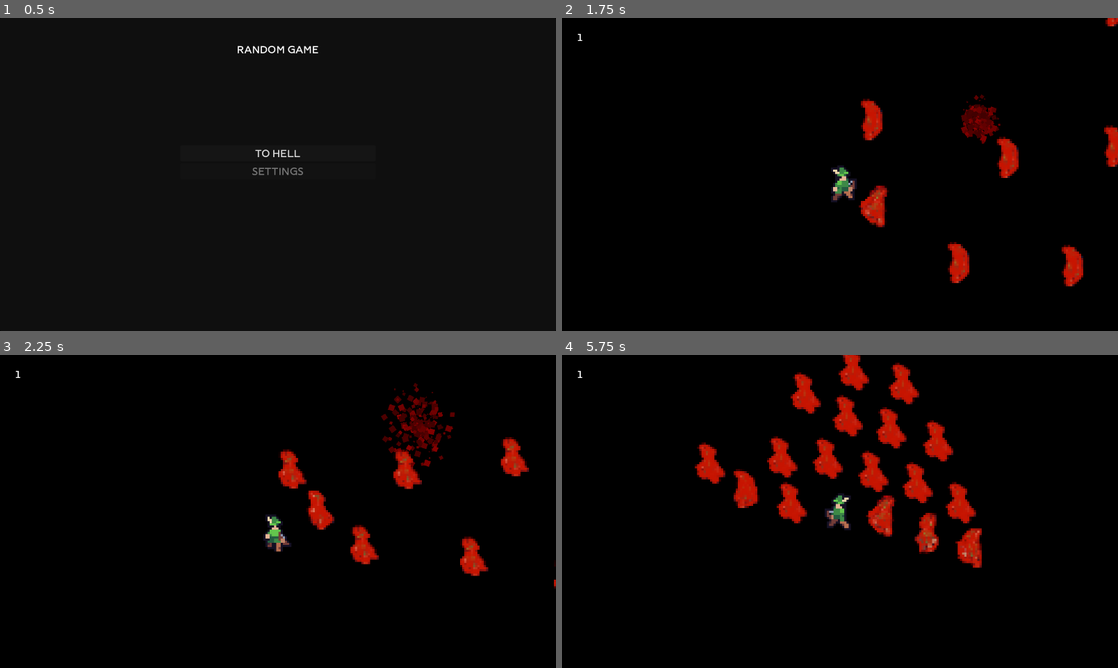
Above: before the commit, frames 1-4 (two rows, left to right).
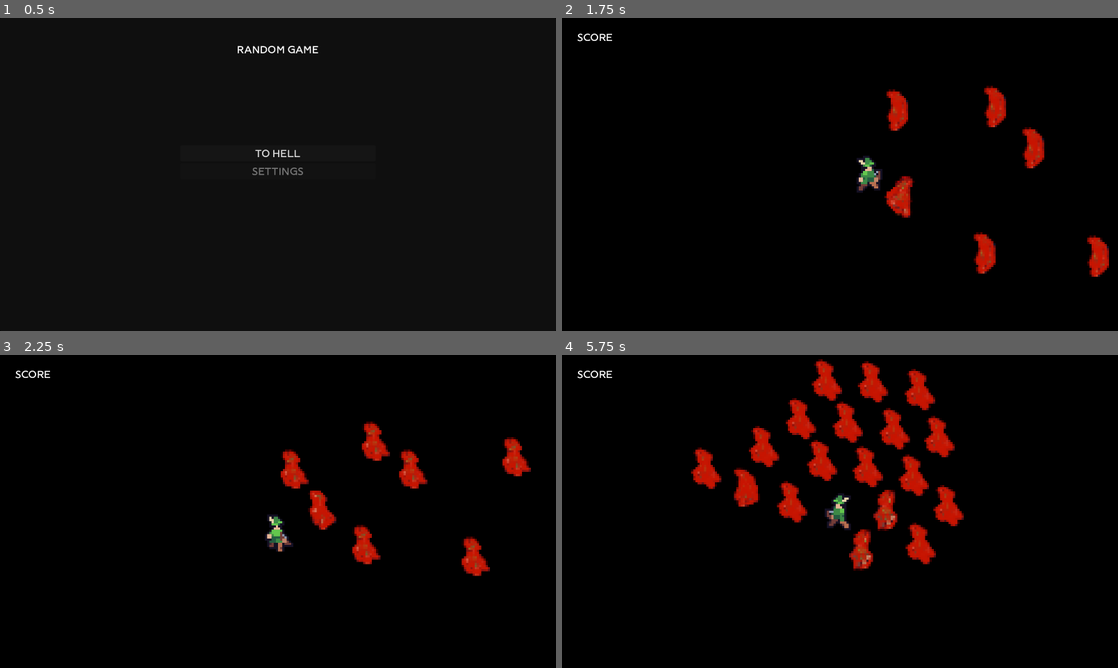
Above: after the commit, the same moments.

Repository: pguin-sudo/random-game
Game: Godot game, scene res://scenes/Menu/mainmenu.tscn
The game is run twice, just before and just after one commit, with the same random seed, the same clock (stepped at 60 frames per second) and the same inputs.
Inputs (mouse positions are in pixels of both pictures, inside the frame that each line leads up to):
- Up to frame 1 (0.5 s): no input
- Up to frame 2 (1.75 s): click "TO HELL" at 0.5 s; move the mouse to (962, 158) at 1.27 s; hold D (right) from 1.28 s (still down); click (962, 158) at 1.42 s
- Up to frame 3 (2.25 s): move the mouse to (166, 527) at 2.02 s; release D (right) at 2.03 s; hold S (down) from 2.03 s (still down)
- Up to frame 4 (5.75 s): move the mouse to (895, 442) at 2.77 s; release S (down) at 2.78 s; hold D (right) 2.78-3.53 s; move the mouse to (812, 574) at 3.52 s; hold W (up) 3.53-4.28 s; click (812, 574) at 3.67 s; move the mouse to (1006, 558) at 4.27 s; hold A (left) from 4.28 s (still down); move the mouse to (673, 464) at 5.02 s

Frame 1 is identical in both runs. In frame 2, 6.1% of the frame differs, in the area x 2-100%, y 0-86%; in frame 3, 3.3%; in frame 4, 9.1%, in the area x 2-76%, y 0-69%.

Commit message:
Add enemy checks type system
Also changed air to wind type

Diff:
--- a/scenes/Enemy/baseenemy.gd
+++ b/scenes/Enemy/baseenemy.gd
@@ -9,7 +9,7 @@
 var animation_to_play = "Enemy1"
 
 var face_direction = ""
-var type = "Fire"
+var type = Globaldata.type
 
 func _process(_delta):
 	var playerpos = Globaldata.playerpositon
@@ -37,13 +37,16 @@
 		else: velocity = Vector2.ZERO
 	move_and_slide()
 
+	#make a signal so when player changes type, var "type" will change, without next line of code
+	type = Globaldata.type
 
 
 func Damaged():
+	print(hp)
 	match type:
 		"Fire": hp -= 15
 		"Water": hp -=  5
-		"Air": hp -=  5
+		"Wind": hp -=  5
 		"Earth": hp -= 5
 	if hp <= 0:
 		Globaldata.enemydied()
@@ -59,6 +62,7 @@
 		queue_free()
 
 
+
 func _on_damage_area_entered(area):
 	print("recieved 0")
 	pass
--- a/scenes/Player/player.gd
+++ b/scenes/Player/player.gd
@@ -42,6 +42,7 @@
 		$PointNode/Point/Particles.emitting = true
 		if $ShootCooldown.is_stopped(): shoot()
 		return
+
 	$PointNode/Point/Particles.emitting = false
 
 
--- a/scenes/Player/player.tscn
+++ b/scenes/Player/player.tscn
@@ -268,6 +268,7 @@
 position = Vector2(50, 0)
 
 [node name="Particles" type="CPUParticles2D" parent="PointNode/Point"]
+emitting = false
 amount = 100
 speed_scale = 5.0
 lifetime_randomness = 1.0
